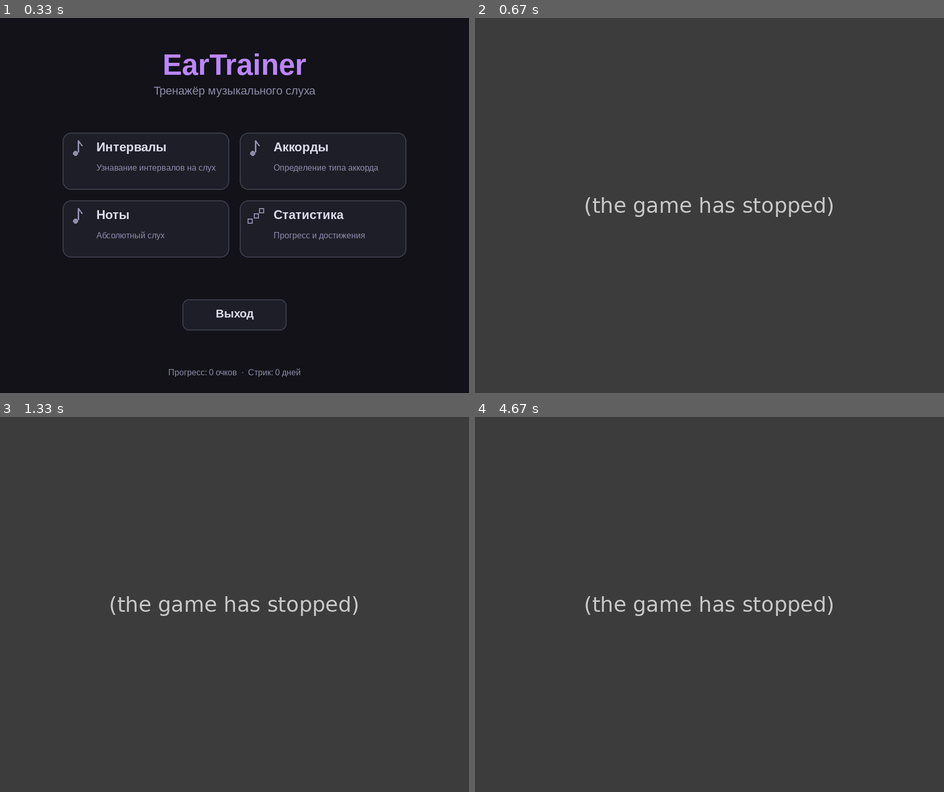
Above: before the commit, frames 1-4 (two rows, left to right).
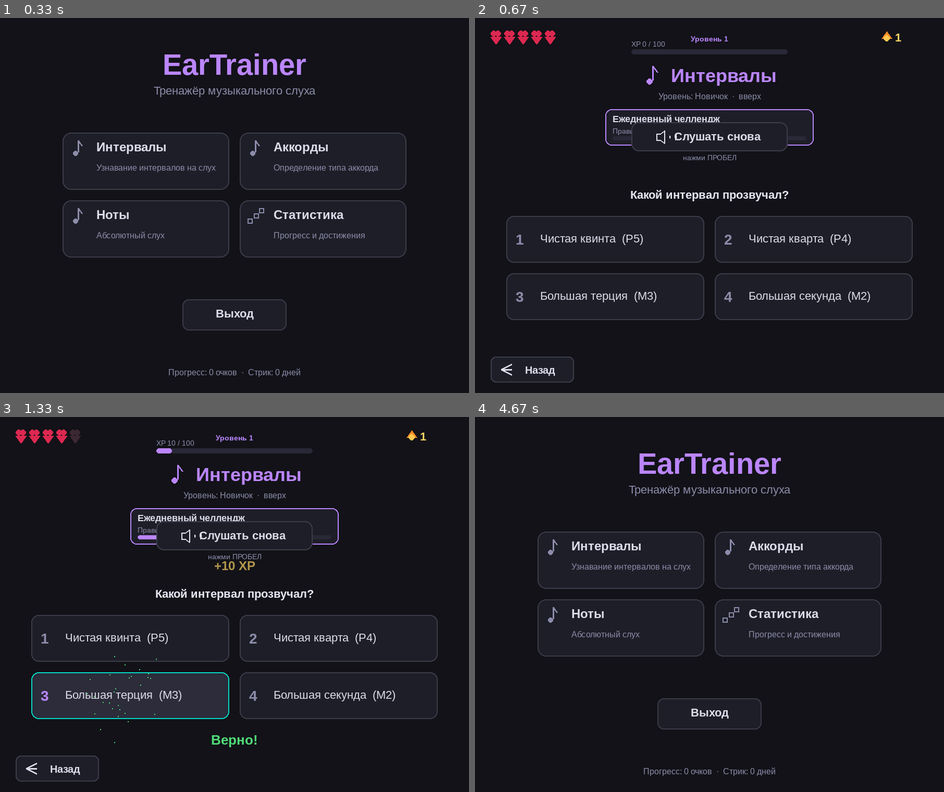
Above: after the commit, the same moments.

Repository: Folombas/PyGame2026
Game: pygame game, started from EarTrainer/main.py
Same seed, same stepped clock (60 frames per second), same inputs: the game is played once before the commit and once after it.
Inputs (mouse positions are in pixels of both pictures, inside the frame that each line leads up to):
- Up to frame 1 (0.33 s): no input
- Up to frame 2 (0.67 s): click "Интервалы" at 0.38 s
- Up to frame 3 (1.33 s): press the mouse at (131, 638) at 0.7 s; move the mouse to (126, 585) at 0.8 s; release the mouse at (121, 529) at 0.93 s; click (211, 702) at 1.05 s
- Up to frame 4 (4.67 s): press the mouse at (812, 694) at 1.37 s; move the mouse to (756, 717) at 1.47 s; release the mouse at (700, 739) at 1.6 s; press the mouse at (812, 694) at 1.7 s; move the mouse to (671, 645) at 1.8 s; release the mouse at (535, 593) at 1.93 s; press the mouse at (606, 638) at 2.03 s; move the mouse to (723, 687) at 2.13 s; release the mouse at (840, 739) at 2.27 s; press the mouse at (606, 638) at 2.37 s; move the mouse to (625, 593) at 2.47 s; release the mouse at (648, 544) at 2.6 s; press the mouse at (606, 694) at 2.7 s; move the mouse to (611, 664) at 2.8 s; release the mouse at (611, 634) at 2.93 s; press the mouse at (606, 638) at 3.03 s; move the mouse to (587, 623) at 3.13 s; release the mouse at (568, 608) at 3.27 s; press the mouse at (606, 638) at 3.37 s; move the mouse to (742, 567) at 3.47 s; release the mouse at (878, 499) at 3.6 s; press the mouse at (606, 694) at 3.7 s; move the mouse to (634, 705) at 3.8 s; release the mouse at (657, 717) at 3.93 s; press the mouse at (606, 638) at 4.03 s; move the mouse to (681, 619) at 4.13 s; release the mouse at (756, 600) at 4.27 s; press the mouse at (531, 769) at 4.37 s; move the mouse to (545, 683) at 4.47 s; release the mouse at (559, 597) at 4.6 s

Frame 1 is identical in both runs. In frame 2, 98% of the frame differs, in the area x 0-100%, y 0-100%; in frame 3, 93%; in frame 4, 99%.
Error before the commit: NameError: name 'MD_GOLD' is not defined (ui.py line 136); the game stopped at 0.38 s (later frames are placeholders)

Commit message:
fix(ui): import MD_GOLD and other colors used in gamification widgets

Diff:
--- a/EarTrainer/ui.py
+++ b/EarTrainer/ui.py
@@ -3,7 +3,7 @@
 import theme
 from theme import (
     MD_PRIMARY, MD_SURFACE, MD_SURFACE_HI, MD_ON_SURFACE, MD_ON_BG,
-    MD_MUTED, WIDTH,
+    MD_MUTED, MD_GOLD, MD_SUCCESS, MD_ERROR, MD_SECONDARY, WIDTH,
 )
 
 
